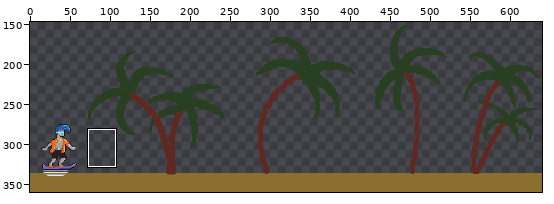
One commit to this pixel-art file: Assets/Sprites/RobotSurferTheme.aseprite. Above, an overview of the earlier version with the close-up marked.
Close-up. First the earlier version:
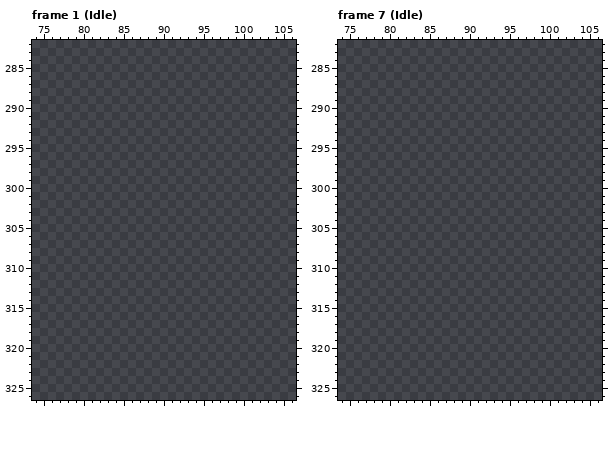
640x360 pixels, 7 frames. Shown: frame 1 (Idle): x 74..106, y 282..326; frame 7 (Idle): x 74..106, y 282..326. The wide view leaves out empty margins.
And afterwards:
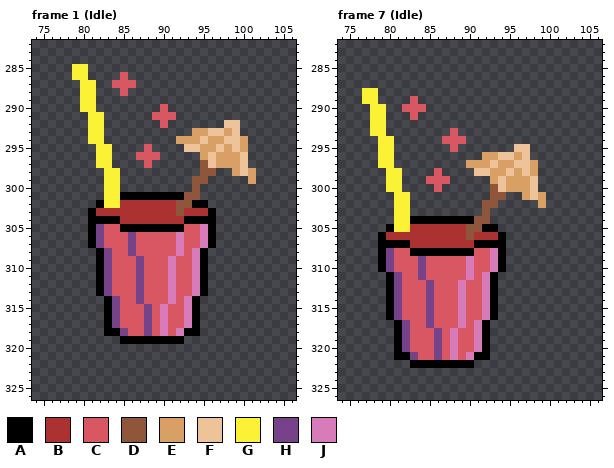
Palette (. is transparent): A #000000  B #ac3232  C #d95763  D #8f563b  E #d9a066  F #eec39a  G #fbf236  H #76428a  J #d77bba
What changed:
layer "Drink" added
Changed rows in their new state; - is an unchanged pixel.
Frame 1 (Idle), layer "Drink":
first column x 79:
285 GG---------------------
286 GG----C----------------
287 -GG--CCC---------------
288 -GG---C----------------
289 -GG--------------------
290 -GG--------C-----------
291 --GG------CCC----------
292 --GG-------C-------FF--
293 --GG-----------EEFFEF--
294 --GG---------EEEFEEFFE-
295 ---GG----C----FFEEFEFE-
296 ---GG---CCC-----EFEEEF-
297 ---GG----C------DFEEEF-
298 ----GG----------DD--EFE
299 ----GG---------DD-----E
300 ----GG---------D-------
301 ----GGAAAAAAAADD-------
302 ---AGGBBBBBBBDDAA------
303 --ABBBBBBBBBBDBBBA-----
304 --AAAABBBBBBBBAAAA-----
305 --AHCCAAAAAAAACCJA-----
306 --AHCCCHCCCCCJCCJA-----
307 --AHCCCHCCCCCJCCJA-----
308 ---AHCCHCCCCCJCJA------
309 ---AHCCCHCCCJCCJA------
310 ---AHCCCHCCCJCCJA------
311 ---AHCCCHCCCJCCJA------
312 ---AHCCCHCCCJCCJA------
313 ---AHCCCHCCCJCCJA------
314 ----AHCCHCCCJCJA-------
315 ----AHCCCHCJCCJA-------
316 ----AHCCCHCJCCJA-------
317 ----AHCCCHCJCCJA-------
318 ----AAHCCHCJCJAA-------
319 ------AAAAAAAA---------
Frame 7 (Idle), layer "Character":
first column x 77:
288 GG---------------------
289 GG----C----------------
290 -GG--CCC---------------
291 -GG---C----------------
292 -GG--------------------
293 -GG--------C-----------
294 --GG------CCC----------
295 --GG-------C-------FF--
296 --GG-----------EEFFEF--
297 --GG---------EEEFEEFFE-
298 ---GG----C----FFEEFEFE-
299 ---GG---CCC-----EFEEEF-
300 ---GG----C------DFEEEF-
301 ----GG----------DD--EFE
302 ----GG---------DD-----E
303 ----GG---------D-------
304 ----GGAAAAAAAADD-------
305 ---AGGBBBBBBBDDAA------
306 --ABBBBBBBBBBDBBBA-----
307 --AAAABBBBBBBBAAAA-----
308 --AHCCAAAAAAAACCJA-----
309 --AHCCCHCCCCCJCCJA-----
310 --AHCCCHCCCCCJCCJA-----
311 ---AHCCHCCCCCJCJA------
312 ---AHCCCHCCCJCCJA------
313 ---AHCCCHCCCJCCJA------
314 ---AHCCCHCCCJCCJA------
315 ---AHCCCHCCCJCCJA------
316 ---AHCCCHCCCJCCJA------
317 ----AHCCHCCCJCJA-------
318 ----AHCCCHCJCCJA-------
319 ----AHCCCHCJCCJA-------
320 ----AHCCCHCJCCJA-------
321 ----AAHCCHCJCJAA-------
322 ------AAAAAAAA---------
